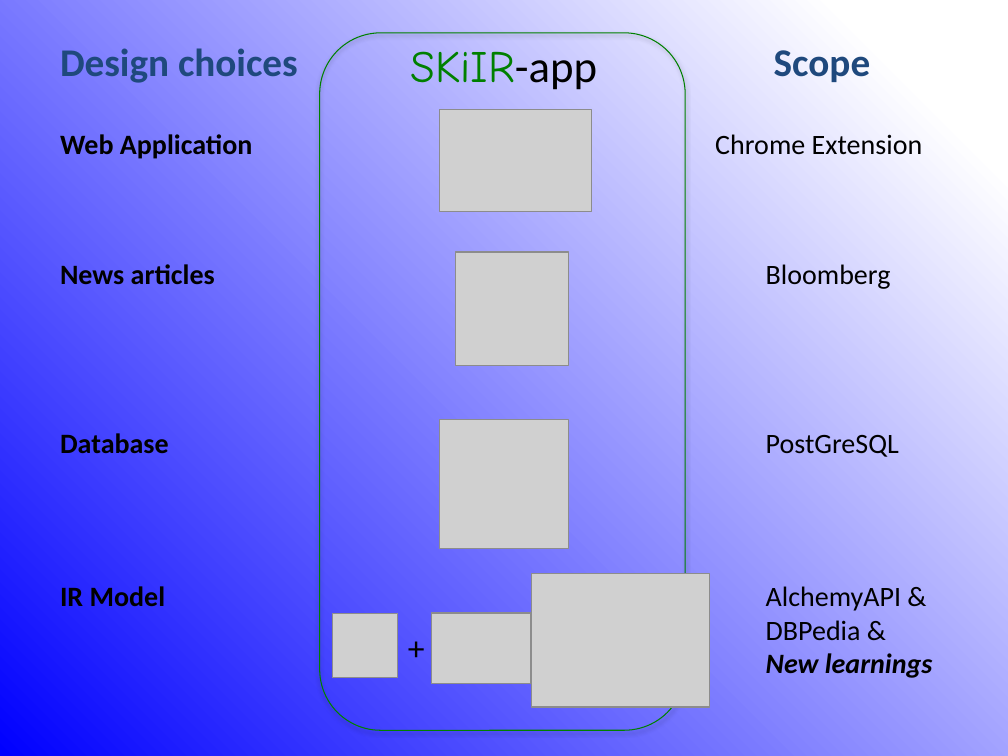
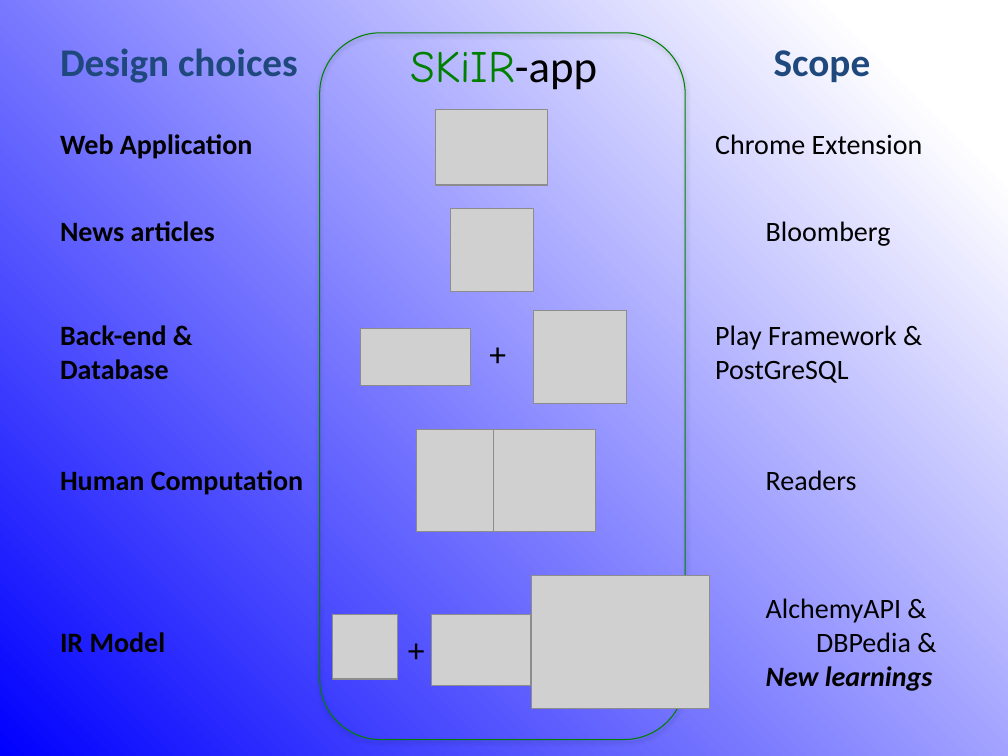
Before and after one commit to rubenverboon/skiir, a slide deck: slide 12 of Presentation/Final_presentation_group_002.pptx. Drawn at 1008x756 pixels with LibreOffice and Linux fonts; fonts in the diff are those of the drawing; grey boxes stand for pictures. Boxes give left, top, right and bottom in pixels: in the first picture for what was removed or moved away, otherwise in the second. Text is boxed around its words. In the diff, an @@ line names an element or a change of style, - is before the commit and + after.

Commit message:
some revision and added play framework

```diff
--- a/Presentation/Final_presentation_group_002.pptx
+++ b/Presentation/Final_presentation_group_002.pptx
@@ rounded rectangle: place and size @@
-rounded rectangle at box(320, 33, 685, 731)
+rounded rectangle at box(320, 33, 685, 740)
@@ picture: place and size @@
-picture at box(439, 110, 592, 212)
+picture at box(435, 110, 548, 185)
@@ text "News articles Bloomberg": place and size @@
-text "News articles Bloomberg" at box(60, 264, 891, 289)
+text "News articles Bloomberg" at box(60, 221, 891, 246)
@@ picture: place and size @@
-picture at box(456, 252, 570, 366)
+picture at box(451, 209, 533, 291)
@@ text "Back-end & Play Framework &": place and size @@
-text "Back-end & Play Framework &" at box(60, 433, 899, 457)
+text "Back-end & Play Framework &" at box(60, 325, 897, 383)
@@ text at box(60, 325, 897, 350): paragraph added @@
+Back-end & Play Framework &
@@ picture added at box(361, 329, 471, 386) @@
@@ text added at box(480, 329, 527, 379), 24 pt, text #000000 @@
++
@@ picture: place and size @@
-picture at box(439, 419, 569, 548)
+picture at box(533, 310, 627, 404)
@@ picture added at box(416, 429, 515, 531) @@
@@ picture added at box(493, 429, 595, 531) @@
@@ text added at box(60, 470, 857, 495), 20 pt, text #000000, bold @@
+Human Computation Readers
@@ text "AlchemyAPI &": place and size @@
-text "AlchemyAPI &" at box(60, 586, 933, 678)
+text "AlchemyAPI &" at box(60, 632, 933, 691)
@@ text at box(60, 632, 911, 653): text changed @@
-IR Model AlchemyAPI &
-DBPedia &
+AlchemyAPI &
+IR Model DBPedia &
```
Also in this commit, not shown: 6 other slides changed.
